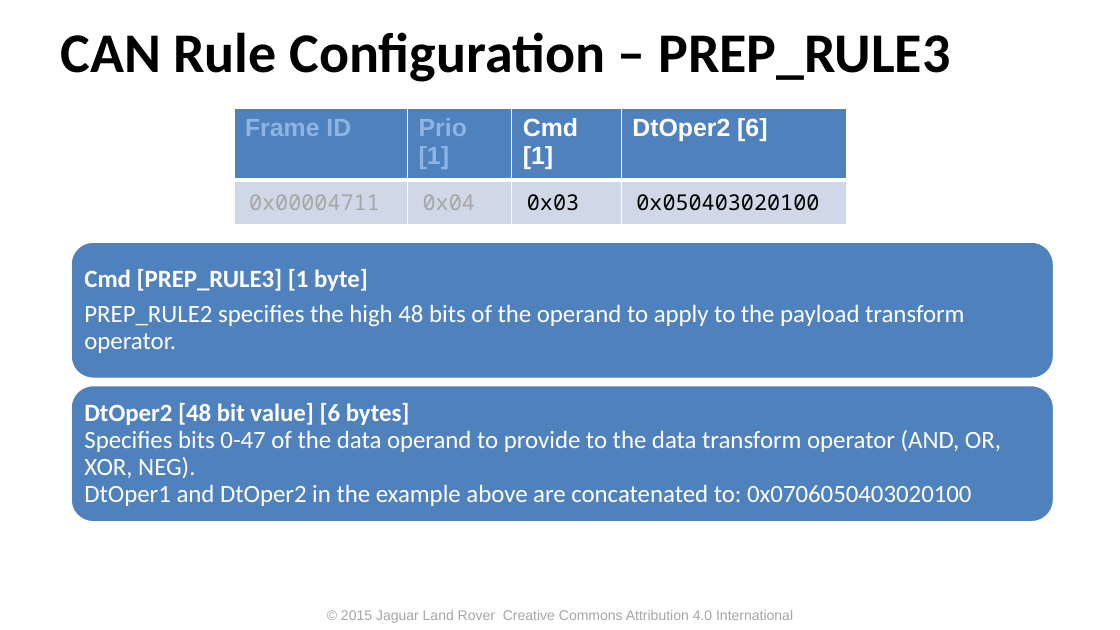
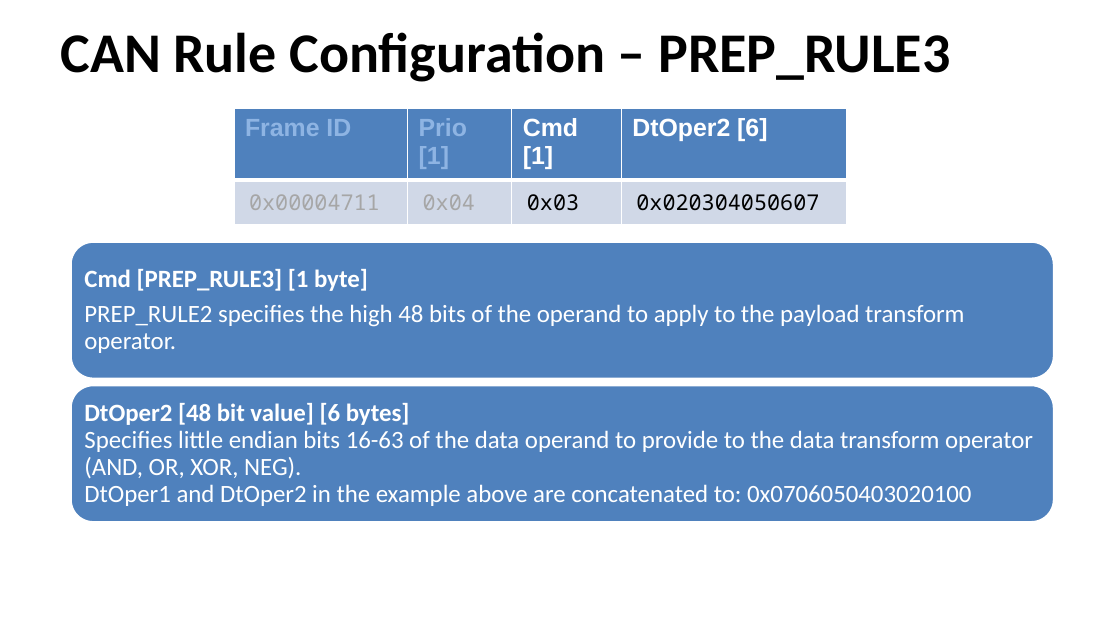
Before and after one commit to PDXostc/canfw, a slide deck: slide 12 of doc/CAN Firewall.pptx. Drawn at 1120x630 pixels with LibreOffice and Linux fonts; fonts in the diff are those of the drawing; background and template pictures are left out. Boxes give left, top, right and bottom in pixels: in the first picture for what was removed or moved away, otherwise in the second. Text is boxed around its words. In the diff, an @@ line names an element or a change of style, - is before the commit and + after.

```diff
--- a/doc/CAN Firewall.pptx
+++ b/doc/CAN Firewall.pptx
@@ table at <box>234,109,848,215</box> @@
-row 2, column 4: 0x050403020100
+row 2, column 4: 0x020304050607
@@ text at <box>84,403,1033,506</box>: text changed @@
-DtOper2 [48 bit value] [6 bytes]
-Specifies bits 0-47 of the data operand to provide to the data transform operator (AND, OR, XOR, NEG).
-DtOper1 and DtOper2 in the example above are concatenated to: 0x0706050403020100
+DtOper2 [48 bit value] [6 bytes]
+Specifies little endian bits 16-63 of the data operand to provide to the data transform operator (AND, OR, XOR, NEG).
+DtOper1 and DtOper2 in the example above are concatenated to: 0x0706050403020100
@@ text removed at <box>341,610,793,623</box> @@
-© 2015 Jaguar Land Rover Creative Commons Attribution 4.0 International
```
Also in this commit, not shown: 20 other slides changed, 1 slide added, 1 other file.
